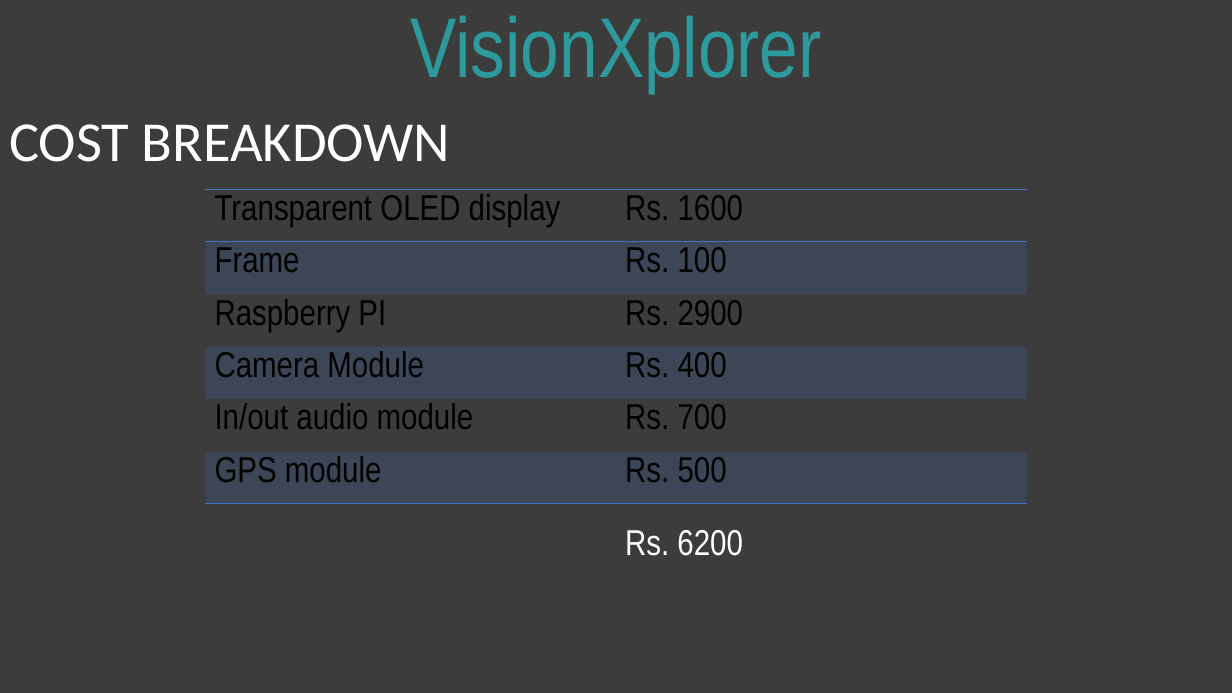
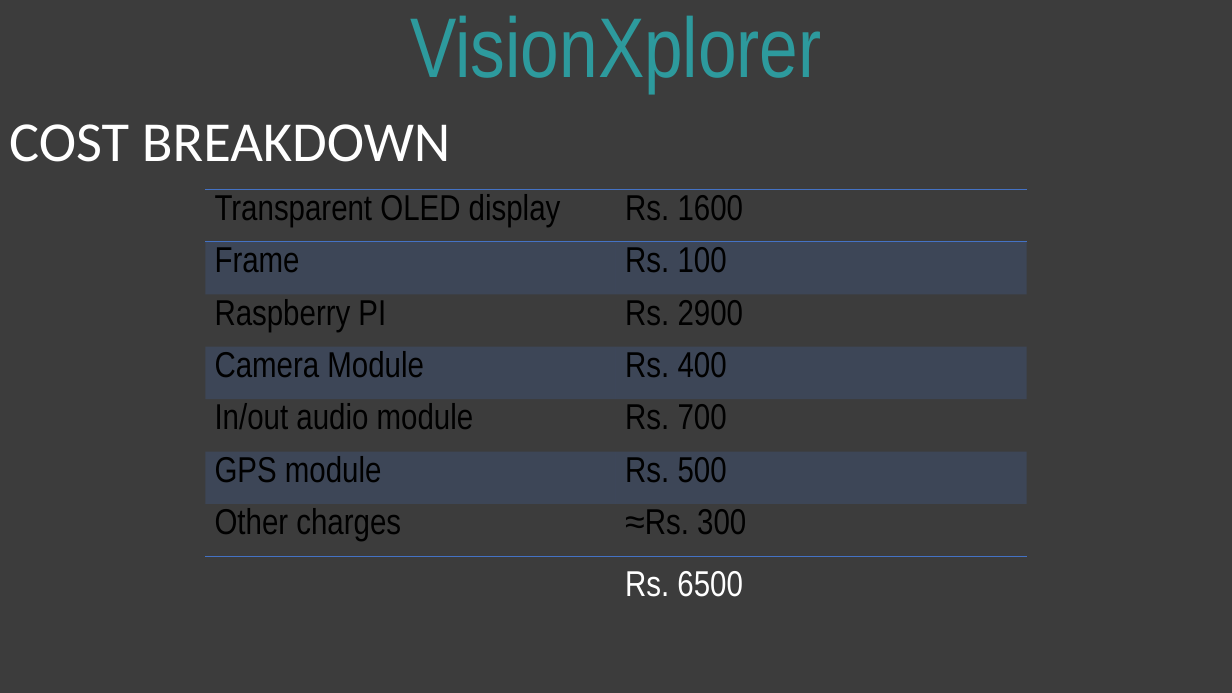
Before and after one commit to Soumyajit01/VisionXplorer, a slide deck: slide 10 of visionXplorer ppt files/visionXplorer.pptx. Drawn at 1232x693 pixels with LibreOffice and Linux fonts; fonts in the diff are those of the drawing. Boxes give left, top, right and bottom in pixels: in the first picture for what was removed or moved away, otherwise in the second. Text is boxed around its words. In the diff, an @@ line names an element or a change of style, - is before the commit and + after.

```diff
--- a/visionXplorer ppt files/visionXplorer.pptx
+++ b/visionXplorer ppt files/visionXplorer.pptx
@@ table at (x1=205, y1=189, x2=1026, y2=556) @@
+row 7: Other charges | ≈Rs. 300
@@ text at (x1=625, y1=571, x2=743, y2=597): text changed @@
-Rs. 6200
+Rs. 6500
```
Also in this commit, not shown: 3 other slides changed.
